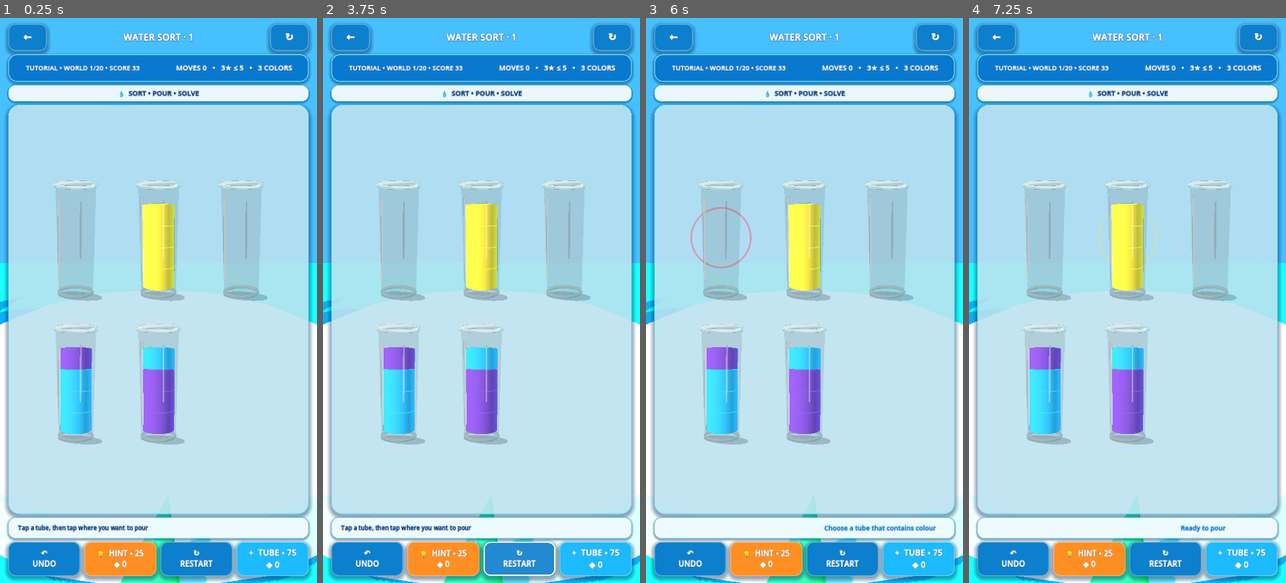
Above: before the commit, frames 1-4 (left to right).
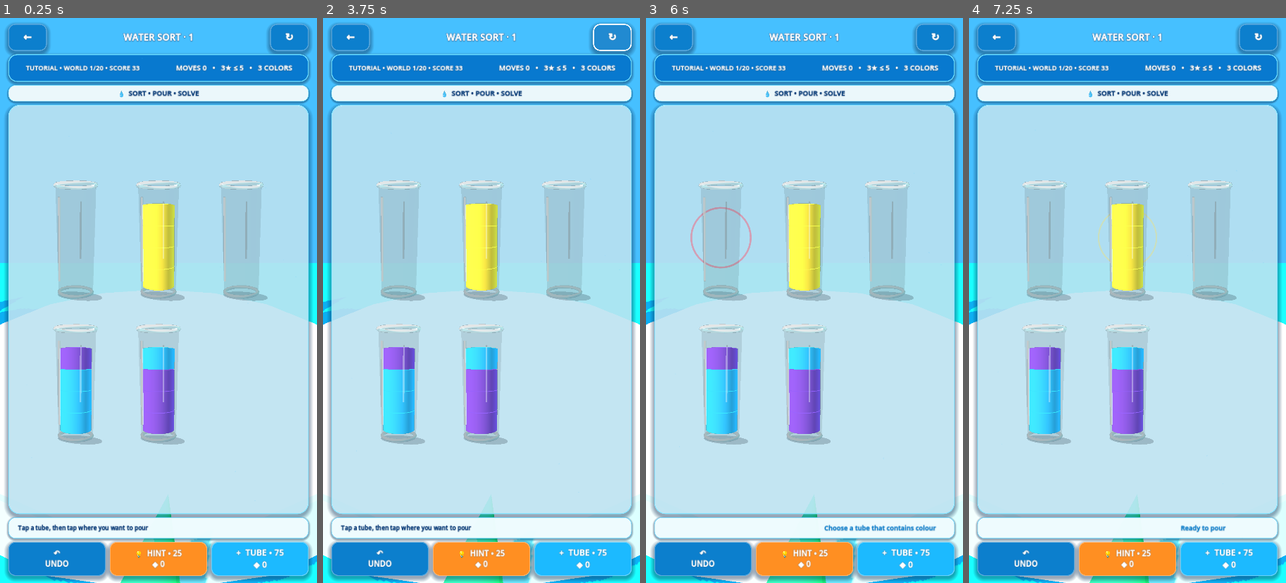
Above: after the commit, the same moments.

Repository: eghosa001/unjam
Game: Godot game, scene res://scenes/WaterSort.tscn
Same seed, same stepped clock (60 frames per second), same inputs: the game is played once before the commit and once after it. This scene is started directly instead of the project's main scene.
Inputs (mouse positions are in pixels of both pictures, inside the frame that each line leads up to):
- Up to frame 1 (0.25 s): no input
- Up to frame 2 (3.75 s): click "←" at 0.5 s; click "↻" at 1.25 s; click "↶ UNDO" at 2 s; click "💡 HINT • 25 ◈ 0" at 2.75 s; click "↻ RESTART" (after the commit: "↻") at 3.5 s
- Up to frame 3 (6 s): click "↻ RESTART" (after the commit: "↻") at 4.25 s; click "↻ RESTART" (after the commit: "↻") at 5 s; click (722, 238) at 5.77 s
- Up to frame 4 (7.25 s): click (1127, 238) at 6.52 s

The runs differ from the first frame. In frame 1, 2.9% of the frame differs, in the area x 10-94%, y 92-100%; in frame 2, 3.0%, in the area x 10-98%, y 1-100%; in frame 3, 2.9%; in frame 4, 2.9%.

Commit message:
Sync Water action hierarchy to final Figma

Diff:
--- a/scripts/game/water_sort_casual.gd
+++ b/scripts/game/water_sort_casual.gd
@@ -31,6 +31,7 @@
 	header.add_theme_constant_override("separation", 8 if compact else 12)
 	root.add_child(header)
 	var back := Button.new()
+	back.name = "WaterBackAction"
 	back.text = "←"
 	back.custom_minimum_size = Vector2(80, 72) if compact else Vector2(92, 78)
 	back.add_theme_font_size_override("font_size", 30 if compact else 34)
@@ -45,6 +46,7 @@
 	Unjam3DTheme.label_3d(title_label, Color.WHITE, Unjam3DTheme.NAVY, 5)
 	header.add_child(title_label)
 	var retry := Button.new()
+	retry.name = "WaterRetryAction"
 	retry.text = "↻"
 	retry.custom_minimum_size = Vector2(80, 72) if compact else Vector2(92, 78)
 	retry.add_theme_font_size_override("font_size", 30 if compact else 34)
@@ -143,6 +145,7 @@
 	actions.add_theme_constant_override("separation", 14)
 	root.add_child(actions)
 	var undo := Button.new()
+	undo.name = "WaterUndoAction"
 	undo.text = "↶\nUNDO"
 	undo.custom_minimum_size = Vector2(190, 100) if compact else Vector2(220, 116)
 	undo.add_theme_font_size_override("font_size", 20 if compact else 22)
@@ -150,19 +153,13 @@
 	undo.pressed.connect(undo_move)
 	actions.add_child(undo)
 	var hint := Button.new()
+	hint.name = "WaterHintAction"
 	hint.text = "💡\nHINT"
 	hint.custom_minimum_size = Vector2(190, 100) if compact else Vector2(220, 116)
 	hint.add_theme_font_size_override("font_size", 20 if compact else 22)
 	Unjam3DTheme.gloss_button(hint, Unjam3DTheme.ORANGE, true, 24)
 	hint.pressed.connect(show_hint)
 	actions.add_child(hint)
-	var restart := Button.new()
-	restart.text = "↻\nRESTART"
-	restart.custom_minimum_size = Vector2(190, 100) if compact else Vector2(220, 116)
-	restart.add_theme_font_size_override("font_size", 20 if compact else 22)
-	Unjam3DTheme.gloss_button(restart, Unjam3DTheme.WATER_DARK, true, 24)
-	restart.pressed.connect(restart_level)
-	actions.add_child(restart)
 	PremiumVisuals.entrance(root, 0.008)
 
 func apply_theme_mode(dark: bool) -> void:
